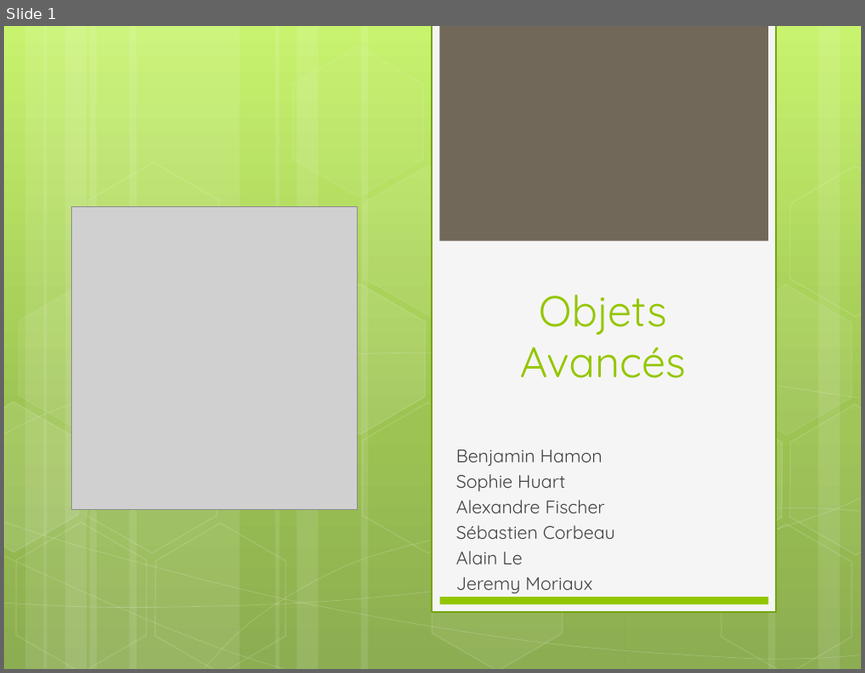
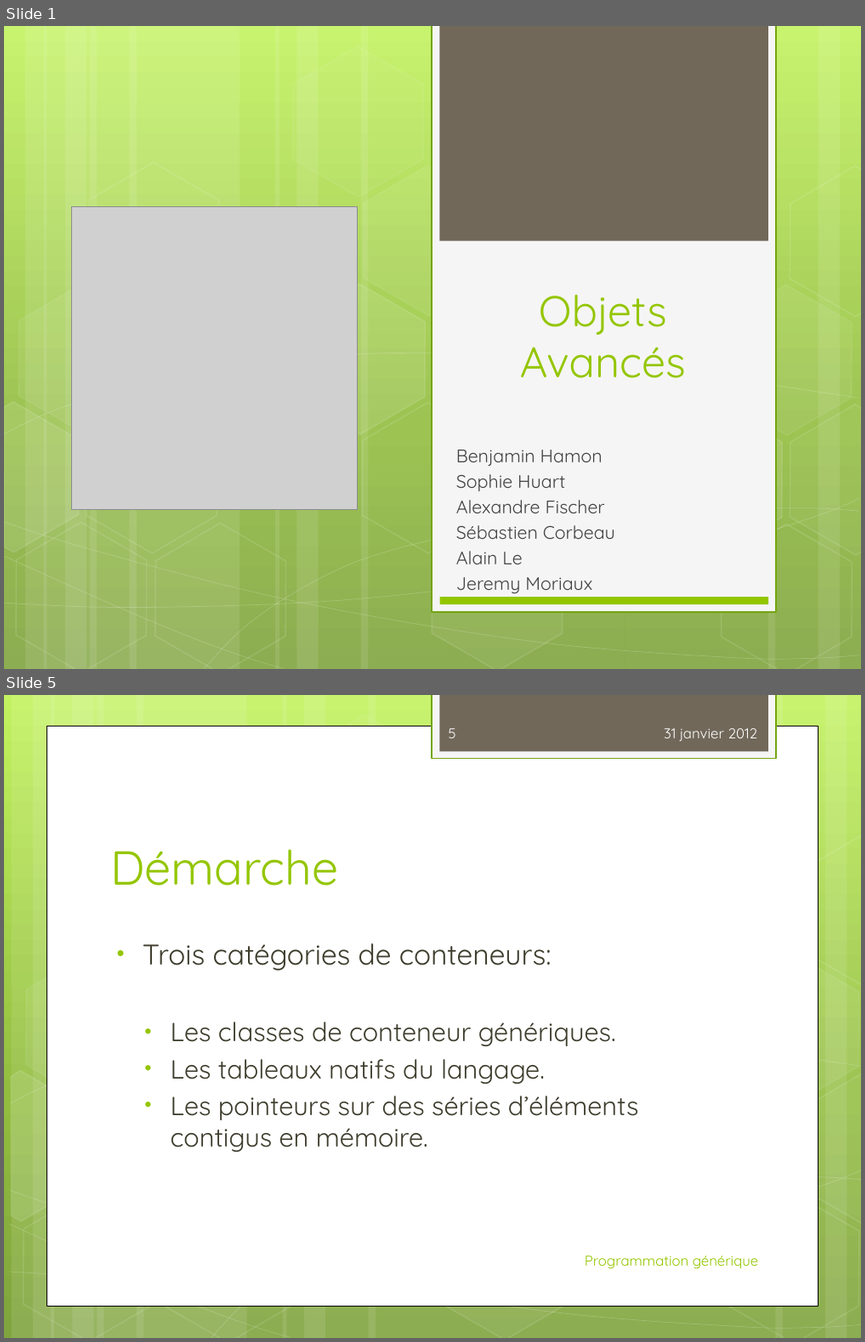
Before and after one commit to alex198710/genericprogramming, a slide deck: PresentationProgGenerik.pptx. Shown one above the other, each under a label of ours: slide 1 before the commit, slides 1 and 5 after it; the slides between them are not shown. The pictures are 865x673 and 865x1342 pixels, drawn with LibreOffice and Linux fonts; fonts in the diff are those of the drawing; grey boxes stand for pictures. Boxes give left, top, right and bottom in pixels: in the first picture for what was removed or moved away, otherwise in the second. Text is boxed around its words. In the diff, an @@ line names an element or a change of style, - is before the commit and + after.

```diff
--- a/PresentationProgGenerik.pptx
+++ b/PresentationProgGenerik.pptx
@@ slide 5 added at (4,695,861,1338), background gradient #C3F35F to #93BF3F to #81A53E @@
@@ rectangle added at (432,695,776,759), fill #F5F5F5, outline #74A510 1.25 pt @@
@@ rectangle added at (439,695,767,752), fill #71685A @@
@@ rectangle added at (46,726,818,1305), fill #FFFFFF, outline #000000 0.5 pt @@
@@ page number added at (449,728,456,738), 12 pt, text #FEFEFE @@
+5
@@ text added at (664,728,758,741), 12 pt, text #FEFEFE @@
+31 janvier 2012
@@ group added at (4,695,861,1338): 12 rectangles, 8 freeform shapes, 8 hexagons @@
@@ title added at (110,849,338,885), 40 pt, text #94C600 @@
+Démarche
@@ text added at (143,943,639,1151), 22 pt, text #3E3D2D @@
+• Trois catégories de conteneurs:
+  • Les classes de conteneur génériques.
+  • Les tableaux natifs du langage.
+  • Les pointeurs sur des séries d’éléments contigus en mémoire.
@@ text added at (585,1255,758,1269), 12 pt, text #94C600 @@
+Programmation générique
```
Also in this commit, not shown: 2 slides changed, 5 other slides added.
